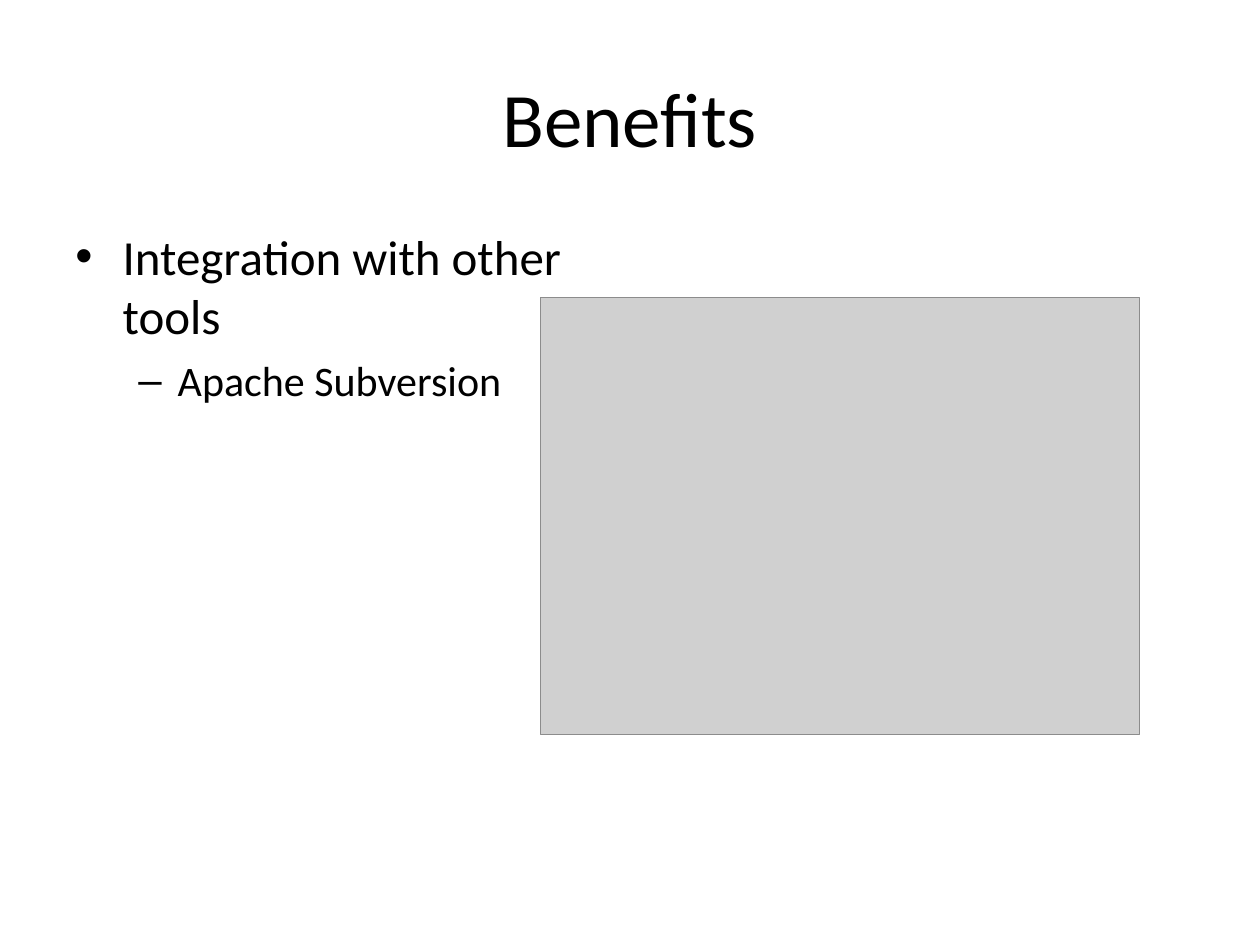
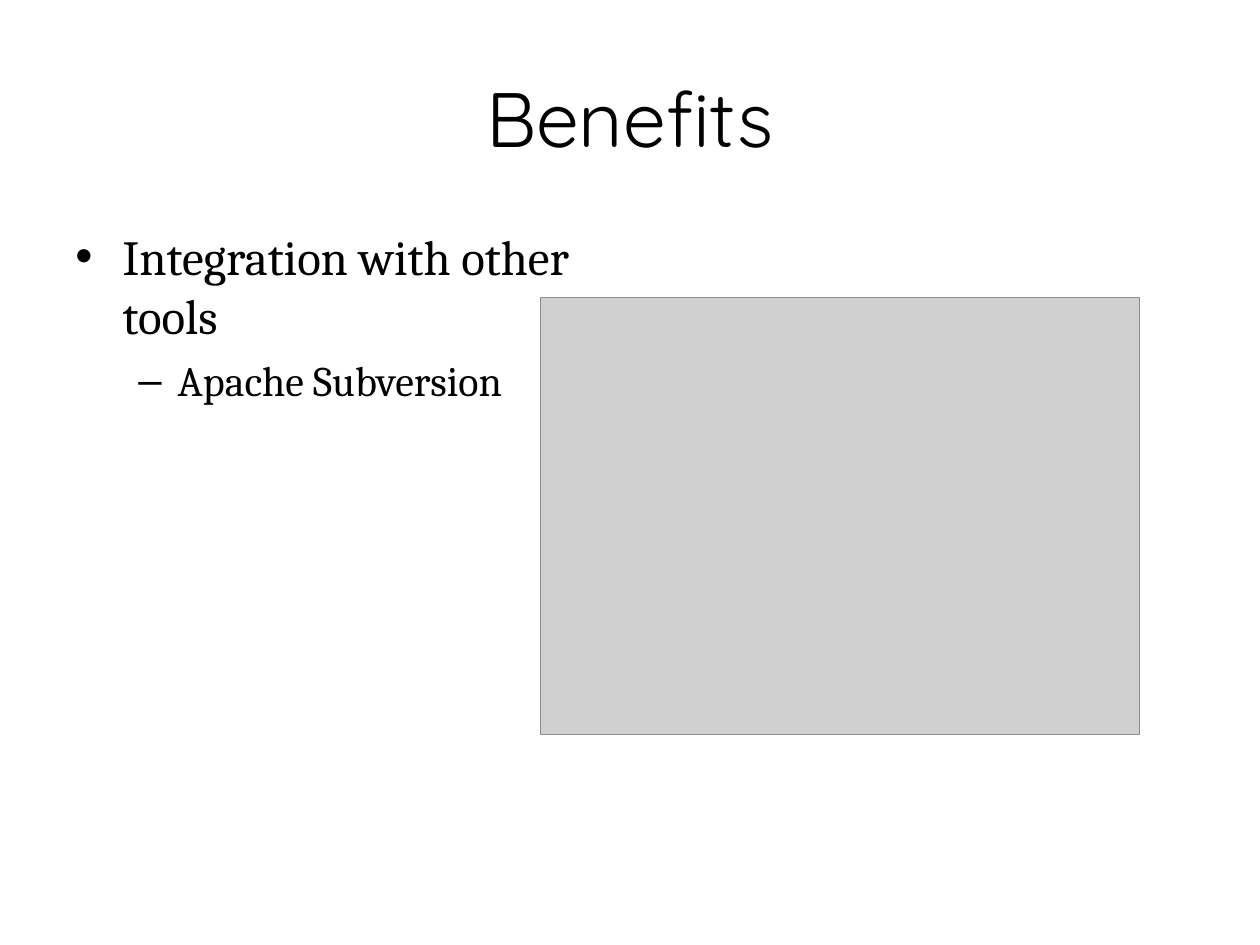
Before and after one commit to hdgarrood/yini-cttb-redmine, a slide deck: slide 4 of Migrating to Redmine.ppt. Drawn at 1260x945 pixels with LibreOffice and Linux fonts; fonts in the diff are those of the drawing; grey boxes stand for pictures; background and template pictures are left out. Boxes give left, top, right and bottom in pixels: in the first picture for what was removed or moved away, otherwise in the second. Text is boxed around its words. In the diff, an @@ line names an element or a change of style, - is before the commit and + after.

Commit message:
apply a style
now it looks better

```diff
--- a/Migrating to Redmine.ppt
+++ b/Migrating to Redmine.ppt
@@ title "Benefits" at bbox=[486, 90, 773, 148]: font Calibri to Quicksand @@
@@ text "Integration with other tools" at bbox=[123, 241, 569, 405]: font Calibri to Cambria @@
```
Also in this commit, not shown: 6 other slides changed.
